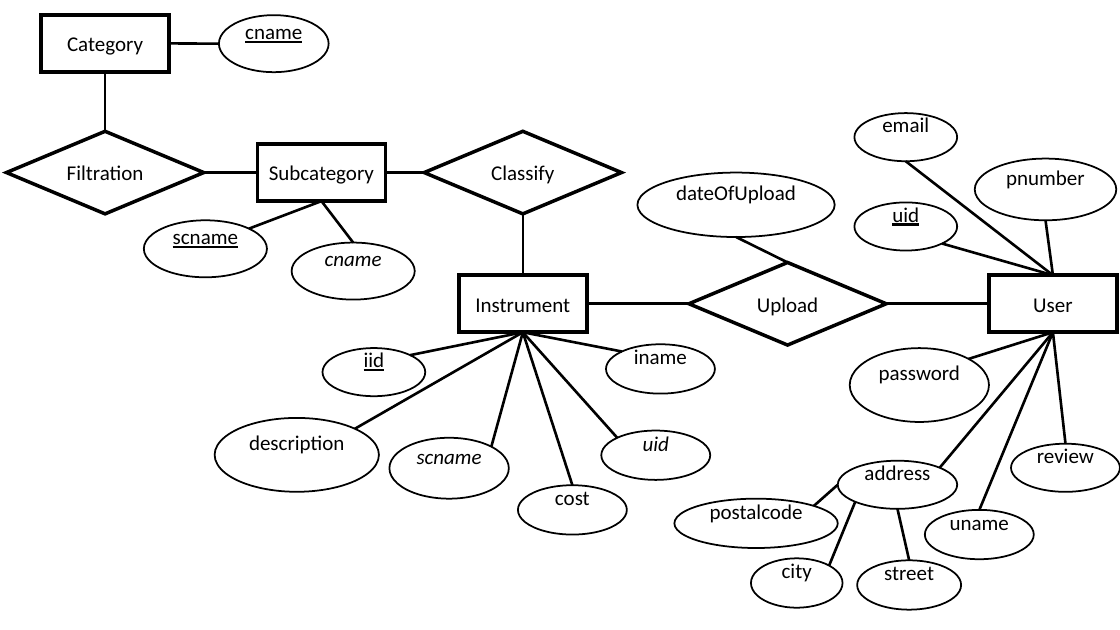
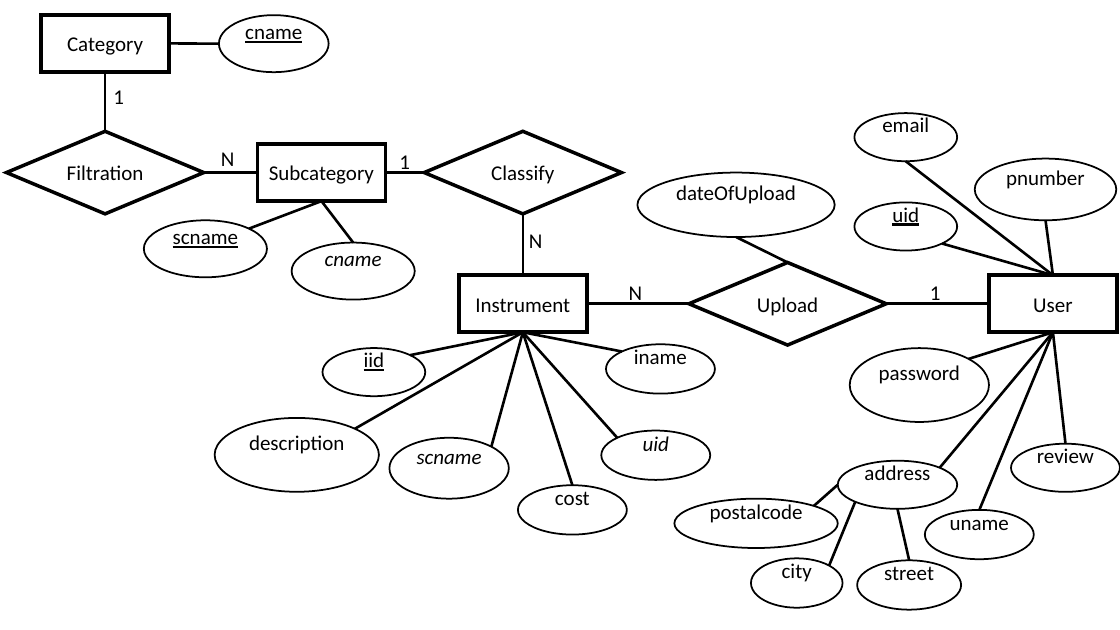
Before and after one commit to SDominik5/HasznaltHangszerek, a slide deck: slide 1 of Bemutató1.pptx. Drawn at 1120x630 pixels with LibreOffice and Linux fonts; fonts in the diff are those of the drawing. Boxes give left, top, right and bottom in pixels: in the first picture for what was removed or moved away, otherwise in the second. Text is boxed around its words. In the diff, an @@ line names an element or a change of style, - is before the commit and + after.

```diff
--- a/Bemutató1.pptx
+++ b/Bemutató1.pptx
@@ text added at box(113, 90, 124, 104), 18 pt, text #000000 @@
+1
@@ text added at box(221, 152, 235, 173), 18 pt, text #000000 @@
+N
@@ text added at box(399, 155, 410, 174), 18 pt, text #000000 @@
+1
@@ text added at box(529, 234, 543, 248), 18 pt, text #000000 @@
+N
@@ text added at box(629, 286, 643, 305), 18 pt, text #000000 @@
+N
@@ text added at box(930, 286, 941, 305), 18 pt, text #000000 @@
+1
```
